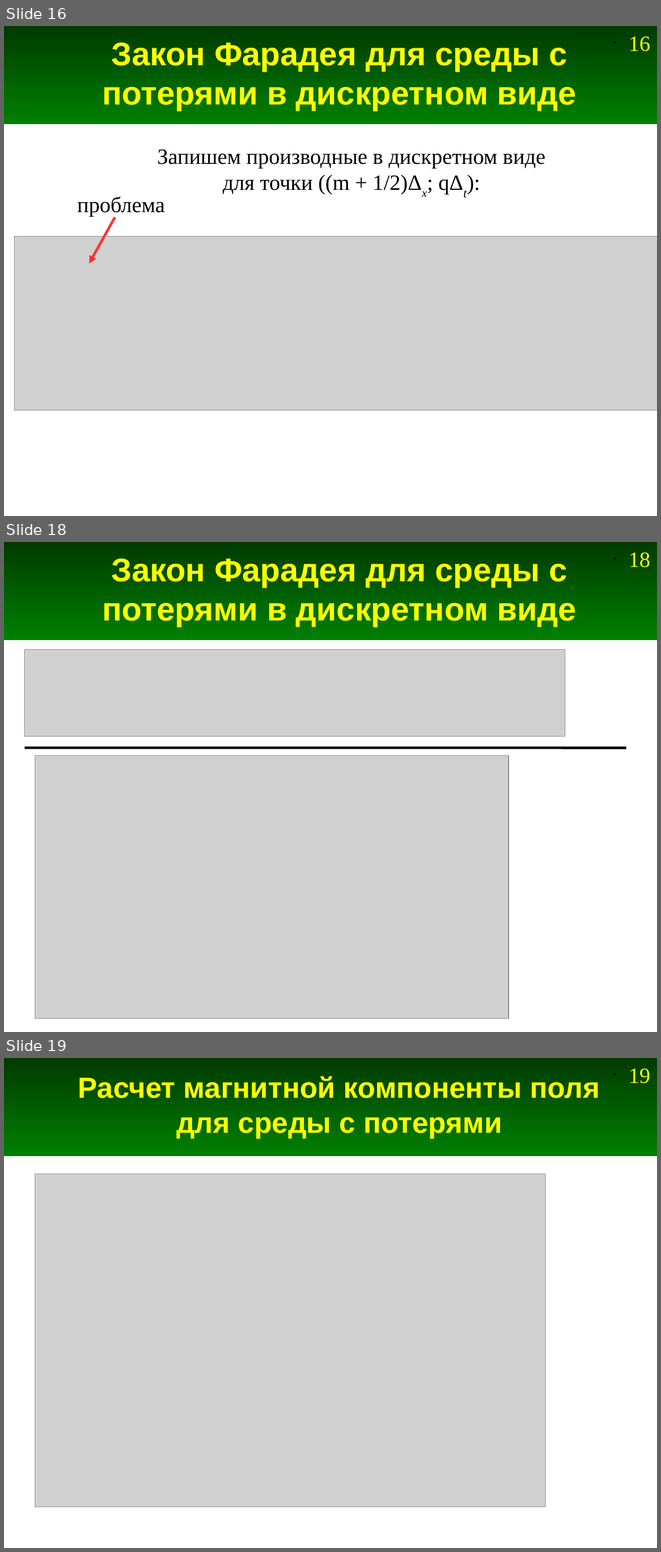
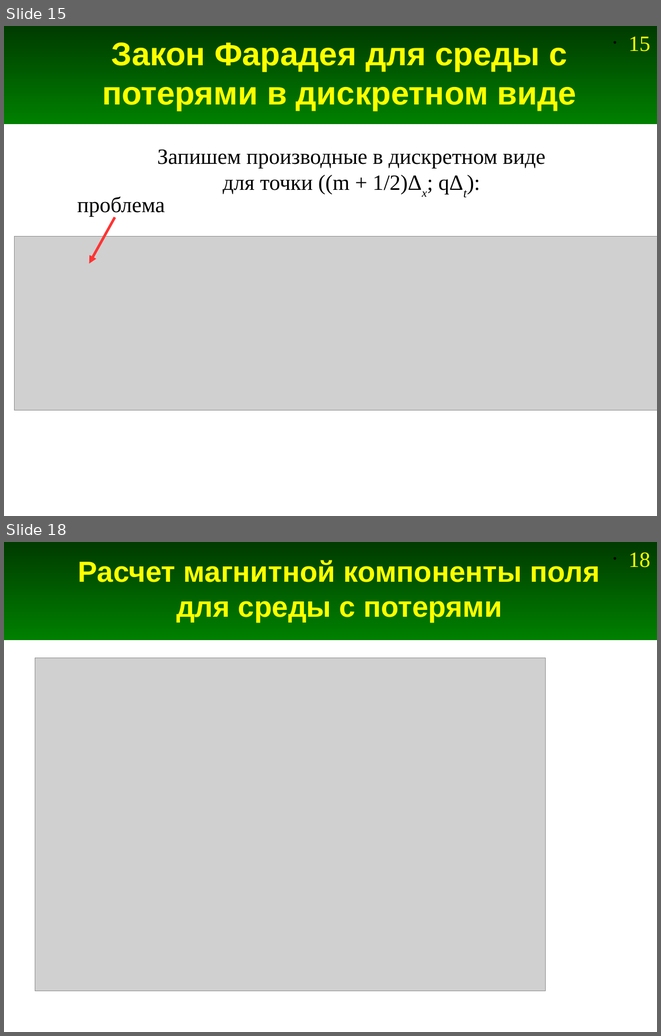
Before and after one commit to Jenyay/modelling, a slide deck: fdtd/presentations/07. FDTD-1D Loss.odp. Shown one above the other, each under a label of ours: slides 16, 18 and 19 before the commit, slides 15 and 18 after it; the slides between them are not shown. The pictures are 661x1552 and 661x1036 pixels, drawn with LibreOffice and Linux fonts; fonts in the diff are those of the drawing; grey boxes stand for pictures. Boxes give left, top, right and bottom in pixels: in the first picture for what was removed or moved away, otherwise in the second. Text is boxed around its words. In the diff, an @@ line names an element or a change of style, - is before the commit and + after.

```diff
--- a/fdtd/presentations/07. FDTD-1D Loss.odp
+++ b/fdtd/presentations/07. FDTD-1D Loss.odp
@@ slide 18 removed at (4, 542, 657, 1032), background #FFFFFF; not listed: 2 template elements that a slide beside it also shows @@
@@ title removed at (102, 558, 576, 627) @@
-Закон Фарадея для среды с потерями в дискретном виде
@@ picture removed at (24, 649, 565, 736) @@
@@ line removed from (24, 748) to (626, 748) @@
@@ picture removed at (35, 756, 508, 1018) @@
@@ what was slide 16 is now slide 15 @@
@@ page number at (628, 37, 650, 51): text changed @@
-• 16
+• 15
@@ what was slide 19 is now slide 18 @@
@@ page number at (628, 552, 650, 567): text changed @@
-• 19
+• 18
```
Also in this commit, not shown: 1 slide changed, 5 slides added, 5 other slides removed, 1 other file.
